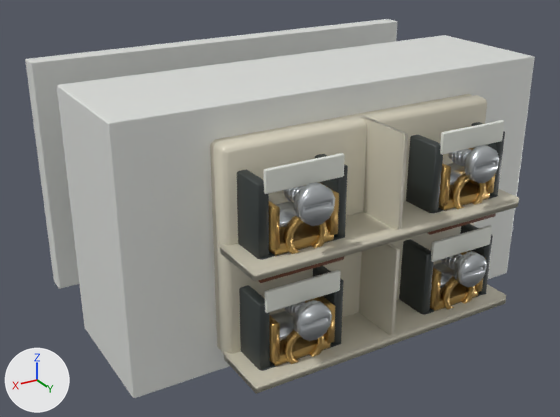
One commit to the glTF model lab/public/models/junction_default.low.glb: the scene before it, then after it.
Rendered twice from a 50 mm camera at (0.623, 0.972, 0.779) aimed at (0.029, -0.02, 0.283). The axes (+X, +Y, +Z) are drawn at lower left. The lights are the same throughout. The picture after the commit comes second. Where no turn or scale is listed for an object, it has been applied to the vertices. Vertices at exactly the same position are counted once.

In view in the first picture: 'Moulded terminal legend pad', 'Moulded terminal legend pad.001', 'Moulded terminal legend pad.002', 'Moulded terminal legend pad.003', 'detail:terminal-clamp:1 · Detail moulded engineering polymer', 'detail:terminal-clamp:2 · Detail machined brass', 'detail:terminal-clamp:2 · Detail moulded engineering polymer', 'detail:terminal-clamp:2 · Detail zinc plated fixing', 'detail:terminal-clamp:3 · Detail moulded engineering polymer', 'detail:terminal-clamp:4 · Detail machined brass', 'detail:terminal-clamp:4 · Detail moulded engineering polymer', 'node-2', 'node-3', 'part:terminals · Original 5a609f27' and 7 more.
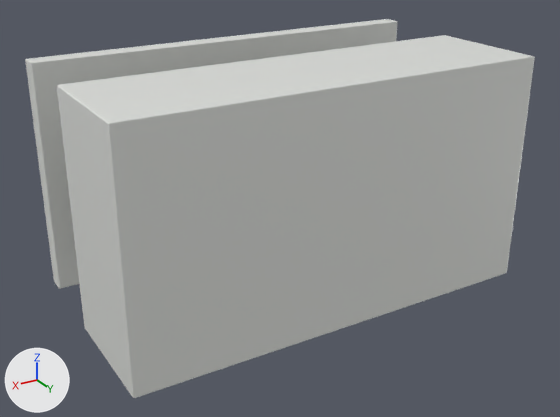
ob_terminal_1 is not drawn itself; it is the parent of ob_detail_terminal_clamp_1.
ob_terminal_2 is not drawn itself; it is the parent of ob_detail_terminal_clamp_2.
ob_terminal_3 is not drawn itself; it is the parent of ob_detail_terminal_clamp_3.
ob_terminal_4 is not drawn itself; it is the parent of ob_detail_terminal_clamp_4.

Where the newer file only moved an object's origin or applied its transform, the numbers keep the older frame.

Patch to the scene script:
```diff
--- a/lab/public/models/junction_default.low.glb.py
+++ b/lab/public/models/junction_default.low.glb.py
@@ me_cube_040 @@
-me_cube_040.from_pydata(...)  # 96 vertices, 188 faces; spans x -0.0575..0.0575, y -0.003..0.003, z -0.0155..0.0155
+me_cube_040.from_pydata(...)  # 96 vertices, 188 faces; spans x -0.0725..0.0725, y -0.3444..-0.3384, z -0.019..0.019
+# me_cube_040 part 1: 96 of 96 vertices moved; they spanned x -0.0575..0.0575, y -0.003..0.003, z -0.0155..0.0155 and now span x -0.0725..0.0725, y -0.3444..-0.3384, z -0.019..0.019; mean shift (0.0, -0.3414, 0.0)
 me_cube_040.materials.append(mat_rear_marking_pad_1)
@@ me_cube_041 @@
-me_cube_041.from_pydata(...)  # 96 vertices, 188 faces; spans x -0.0575..0.0575, y -0.003..0.003, z -0.0155..0.0155
+me_cube_041.from_pydata(...)  # 96 vertices, 188 faces; spans x -0.0725..0.0725, y -0.3444..-0.3384, z -0.019..0.019
+# me_cube_041 part 2: 96 of 96 vertices moved; they spanned x -0.0575..0.0575, y -0.003..0.003, z -0.0155..0.0155 and now span x -0.0725..0.0725, y -0.3444..-0.3384, z -0.019..0.019; mean shift (0.0, -0.3414, 0.0)
 me_cube_041.materials.append(mat_rear_marking_pad_2)
@@ me_cube_042 @@
-me_cube_042.from_pydata(...)  # 96 vertices, 188 faces; spans x -0.0575..0.0575, y -0.003..0.003, z -0.0155..0.0155
+me_cube_042.from_pydata(...)  # 96 vertices, 188 faces; spans x -0.0725..0.0725, y -0.3444..-0.3384, z -0.019..0.019
+# me_cube_042 part 3: 96 of 96 vertices moved; they spanned x -0.0575..0.0575, y -0.003..0.003, z -0.0155..0.0155 and now span x -0.0725..0.0725, y -0.3444..-0.3384, z -0.019..0.019; mean shift (0.0, -0.3414, 0.0)
 me_cube_042.materials.append(mat_rear_marking_pad_3)
@@ me_cube_043 @@
-me_cube_043.from_pydata(...)  # 96 vertices, 188 faces; spans x -0.0575..0.0575, y -0.003..0.003, z -0.0155..0.0155
+me_cube_043.from_pydata(...)  # 96 vertices, 188 faces; spans x -0.0725..0.0725, y -0.3444..-0.3384, z -0.019..0.019
+# me_cube_043 part 4: 96 of 96 vertices moved; they spanned x -0.0575..0.0575, y -0.003..0.003, z -0.0155..0.0155 and now span x -0.0725..0.0725, y -0.3444..-0.3384, z -0.019..0.019; mean shift (0.0, -0.3414, 0.0)
 me_cube_043.materials.append(mat_rear_marking_pad_4)
@@ ob_part_terminals___original_5a609f27 @@
-ob_part_terminals___original_5a609f27 = bpy.data.objects.new('part:terminals · Original 5a609f27', me_recipe_mesh_006)
@@ ob_terminal_1 @@
 ob_terminal_1.parent = ob_part_terminals
-ob_terminal_1.location = (-0.138, 0.362, -0.222)
-ob_terminal_1.rotation_euler = (0.0, -3.142, 0.0)  # degrees (0, -180, 0)
+ob_terminal_1.location = (-0.138, 0.362, 0.118)
@@ ob_terminal_2 @@
 ob_terminal_2.parent = ob_part_terminals
-ob_terminal_2.location = (0.138, 0.362, -0.222)
-ob_terminal_2.rotation_euler = (0.0, -3.142, 0.0)  # degrees (0, -180, 0)
+ob_terminal_2.location = (0.138, 0.362, 0.118)
@@ ob_terminal_3 @@
 ob_terminal_3.parent = ob_part_terminals
-ob_terminal_3.location = (-0.138, 0.198, -0.222)
-ob_terminal_3.rotation_euler = (0.0, -3.142, 0.0)  # degrees (0, -180, 0)
+ob_terminal_3.location = (-0.138, 0.198, 0.118)
@@ ob_terminal_4 @@
 ob_terminal_4.parent = ob_part_terminals
-ob_terminal_4.location = (0.138, 0.198, -0.222)
-ob_terminal_4.rotation_euler = (0.0, -3.142, 0.0)  # degrees (0, -180, 0)
+ob_terminal_4.location = (0.138, 0.198, 0.118)
```

Changed parts and their boxes [x1, y1, x2, y2] in the pictures (560 x 417 px):
'part:terminals · Original 5a609f27', deleted (pale yellow)
    before: [210, 94, 519, 394]
'detail:terminal-clamp:2 · Detail moulded engineering polymer', moved, turned (not visible afterwards)
    before: [237, 154, 348, 260]
'detail:terminal-clamp:4 · Detail moulded engineering polymer', moved, turned (not visible afterwards)
    before: [239, 266, 344, 371]
'detail:terminal-clamp:1 · Detail moulded engineering polymer', moved, turned (not visible afterwards)
    before: [406, 122, 505, 214]
'detail:terminal-clamp:3 · Detail moulded engineering polymer', moved, turned (not visible afterwards)
    before: [399, 224, 493, 315]
'detail:terminal-clamp:2 · Detail machined brass', moved, turned (not visible afterwards)
    before: [269, 182, 339, 256]
'Moulded terminal legend pad.001', reshaped (not visible afterwards)
    before: [264, 153, 345, 194]
'detail:terminal-clamp:2 · Detail zinc plated fixing', moved, turned (not visible afterwards)
    before: [275, 183, 335, 228]
'detail:terminal-clamp:4 · Detail machined brass', moved, turned (not visible afterwards)
    before: [269, 296, 335, 366]
'detail:terminal-clamp:4 · Detail zinc plated fixing', moved, turned (not visible afterwards)
    before: [270, 300, 332, 341]
'Moulded terminal legend pad.003', reshaped (not visible afterwards)
    before: [265, 270, 341, 313]
'detail:terminal-clamp:1 · Detail machined brass', moved, turned (not visible afterwards)
    before: [439, 147, 495, 210]
'detail:terminal-clamp:1 · Detail zinc plated fixing', moved, turned (not visible afterwards)
    before: [447, 145, 499, 185]
'Moulded terminal legend pad', reshaped (not visible afterwards)
    before: [440, 120, 504, 155]
'detail:terminal-clamp:3 · Detail zinc plated fixing', moved, turned (not visible afterwards)
    before: [433, 251, 487, 288]
'detail:terminal-clamp:3 · Detail machined brass', moved, turned (not visible afterwards)
    before: [430, 250, 483, 311]
'Moulded terminal legend pad.002', reshaped (not visible afterwards)
    before: [431, 225, 492, 262]
'Moulded conductor identification.001', moved, turned (not visible afterwards)
    before: [258, 256, 344, 283]
'Moulded conductor identification', moved, turned (not visible afterwards)
    before: [427, 213, 496, 235]
